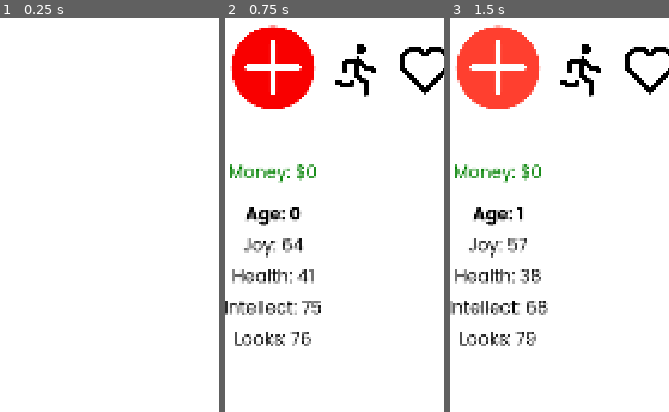
Above: before the commit, frames 1-3 (left to right).
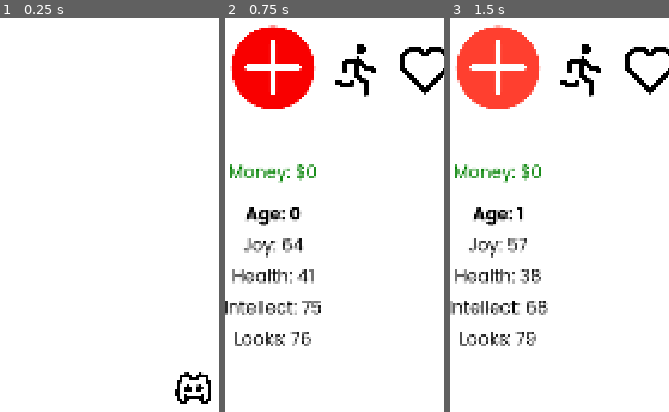
Above: after the commit, the same moments.

Repository: gaulsoodmanbls/badlifesimulator
Game: Godot game, scene res://pages/index.tscn
Same seed, same stepped clock (60 frames per second), same inputs: the game is played once before the commit and once after it.
Inputs (mouse positions are % of the whole screen's width and height, from its top left):
- Up to frame 1 (0.25 s): no input
- Up to frame 2 (0.75 s): click "Start new game" at 0.5 s
- Up to frame 3 (1.5 s): click (50, 56) at 1.25 s
The pictures show only the part of the screen within x 39-89%, y 50-100%; the shares and areas given below are measured in that part.

The runs differ from the first frame. In frame 1, 0.6% of the frame differs, in the area x 79-97%, y 89-98%; in frame 2, nothing differs; in frame 3, nothing differs.

Commit message:
first random age up event (no option interactions)

Diff:
--- /dev/null
+++ b/pages/event.tscn
@@ -0,0 +1,55 @@
+[gd_scene format=3 uid="uid://b4rxd2u6jpmgg"]
+
+[ext_resource type="Script" uid="uid://ck3lo8ixyy67y" path="res://pages/scripts/event.gd" id="1_pi1xr"]
+[ext_resource type="PackedScene" uid="uid://pmo8e2dmbkfm" path="res://objects/background.tscn" id="2_tphct"]
+[ext_resource type="LabelSettings" uid="uid://bst31irnyaguk" path="res://styles/text/subheading.tres" id="3_ueyd5"]
+[ext_resource type="LabelSettings" uid="uid://dl6sog5hfkb6u" path="res://styles/text/body.tres" id="4_0ykd5"]
+[ext_resource type="PackedScene" uid="uid://ck7ra4cupjjkm" path="res://objects/button_default.tscn" id="5_1lnki"]
+[ext_resource type="Theme" uid="uid://b7ik156icwyyk" path="res://styles/button1/button1EventOptions.tres" id="6_tadka"]
+
+[node name="event4" type="Node2D" unique_id=102854654]
+script = ExtResource("1_pi1xr")
+
+[node name="background" parent="." unique_id=1499591412 instance=ExtResource("2_tphct")]
+
+[node name="heading" type="Label" parent="." unique_id=631056579]
+offset_left = 40.0
+offset_top = 140.0
+offset_right = 1040.0
+offset_bottom = 222.0
+text = "Event name"
+label_settings = ExtResource("3_ueyd5")
+horizontal_alignment = 1
+
+[node name="body" type="Label" parent="." unique_id=556120999]
+offset_left = 40.0
+offset_top = 250.0
+offset_right = 1040.0
+offset_bottom = 310.0
+text = "Event body text."
+label_settings = ExtResource("4_0ykd5")
+horizontal_alignment = 1
+
+[node name="option1" parent="." unique_id=1544237965 instance=ExtResource("5_1lnki")]
+offset_left = 40.0
+offset_right = 40.0
+theme = ExtResource("6_tadka")
+text = ""
+
+[node name="option2" parent="." unique_id=1802928132 instance=ExtResource("5_1lnki")]
+offset_left = 40.0
+offset_right = 40.0
+theme = ExtResource("6_tadka")
+text = ""
+
+[node name="option3" parent="." unique_id=536436195 instance=ExtResource("5_1lnki")]
+offset_left = 40.0
+offset_right = 40.0
+theme = ExtResource("6_tadka")
+text = ""
+
+[node name="option4" parent="." unique_id=1964760354 instance=ExtResource("5_1lnki")]
+offset_left = 40.0
+offset_right = 40.0
+theme = ExtResource("6_tadka")
+text = ""
--- a/pages/event_4.tscn
+++ /dev/null
@@ -1,55 +0,0 @@
-[gd_scene format=3 uid="uid://b4rxd2u6jpmgg"]
-
-[ext_resource type="PackedScene" uid="uid://pmo8e2dmbkfm" path="res://objects/background.tscn" id="1_3dxvm"]
-[ext_resource type="Script" uid="uid://ck3lo8ixyy67y" path="res://pages/scripts/event4.gd" id="1_y6qcv"]
-[ext_resource type="LabelSettings" uid="uid://bst31irnyaguk" path="res://styles/text/subheading.tres" id="2_0s12j"]
-[ext_resource type="LabelSettings" uid="uid://dl6sog5hfkb6u" path="res://styles/text/body.tres" id="3_psofw"]
-[ext_resource type="PackedScene" uid="uid://ck7ra4cupjjkm" path="res://objects/button_default.tscn" id="4_y6qcv"]
-[ext_resource type="Theme" uid="uid://b7ik156icwyyk" path="res://styles/button1/button1EventOptions.tres" id="6_d3jqi"]
-
-[node name="event4" type="Node2D" unique_id=102854654]
-script = ExtResource("1_y6qcv")
-
-[node name="background" parent="." unique_id=1499591412 instance=ExtResource("1_3dxvm")]
-
-[node name="heading" type="Label" parent="." unique_id=631056579]
-offset_left = 40.0
-offset_top = 140.0
-offset_right = 1040.0
-offset_bottom = 222.0
-text = "Event name"
-label_settings = ExtResource("2_0s12j")
-horizontal_alignment = 1
-
-[node name="body" type="Label" parent="." unique_id=556120999]
-offset_left = 40.0
-offset_top = 250.0
-offset_right = 1040.0
-offset_bottom = 310.0
-text = "Event body text."
-label_settings = ExtResource("3_psofw")
-horizontal_alignment = 1
-
-[node name="option1" parent="." unique_id=1544237965 instance=ExtResource("4_y6qcv")]
-offset_left = 40.0
-offset_right = 40.0
-theme = ExtResource("6_d3jqi")
-text = ""
-
-[node name="option2" parent="." unique_id=1802928132 instance=ExtResource("4_y6qcv")]
-offset_left = 40.0
-offset_right = 40.0
-theme = ExtResource("6_d3jqi")
-text = ""
-
-[node name="option3" parent="." unique_id=536436195 instance=ExtResource("4_y6qcv")]
-offset_left = 40.0
-offset_right = 40.0
-theme = ExtResource("6_d3jqi")
-text = ""
-
-[node name="option4" parent="." unique_id=1964760354 instance=ExtResource("4_y6qcv")]
-offset_left = 40.0
-offset_right = 40.0
-theme = ExtResource("6_d3jqi")
-text = ""
--- a/pages/main_menu.tscn
+++ b/pages/main_menu.tscn
@@ -6,6 +6,7 @@
 [ext_resource type="FontFile" uid="uid://bf7pfy6renkw4" path="res://assets/fonts/poppins/Poppins-Regular.ttf" id="4_0p0xg"]
 [ext_resource type="PackedScene" uid="uid://ck7ra4cupjjkm" path="res://objects/button_default.tscn" id="5_n5qs2"]
 [ext_resource type="Texture2D" uid="uid://c3a0ewygoqbo3" path="res://assets/cog.png" id="6_64g6t"]
+[ext_resource type="Texture2D" uid="uid://c32hg43t7tlpy" path="res://assets/discord.png" id="7_f8ivl"]
 
 [sub_resource type="LabelSettings" id="LabelSettings_itaww"]
 font = ExtResource("4_0p0xg")
@@ -52,5 +53,15 @@
 ignore_texture_size = true
 stretch_mode = 0
 
+[node name="discord" type="TextureButton" parent="." unique_id=407585112]
+offset_left = 840.0
+offset_top = 1800.0
+offset_right = 940.0
+offset_bottom = 1900.0
+texture_normal = ExtResource("7_f8ivl")
+ignore_texture_size = true
+stretch_mode = 0
+
 [connection signal="pressed" from="newGame" to="." method="_on_new_game_pressed"]
 [connection signal="pressed" from="settings" to="." method="_on_settings_pressed"]
+[connection signal="pressed" from="discord" to="." method="_on_discord_pressed"]
--- a/pages/scripts/ageUp.gd
+++ b/pages/scripts/ageUp.gd
@@ -27,4 +27,21 @@
 		global.looks = 0
 	elif global.looks > 100:
 		global.looks = 100
-	get_tree().change_scene_to_file("res://pages/game_menu.tscn") #goes back to game menu
+	if randi_range(1, 2): #if you're getting a random event (1 in 2 chance)
+		if global.age >= 2: #you must be 2 or over to get random age up events
+			print("choosing random age up event...")
+			if global.age <= 4: #if age is 4 or above
+				global.revent.append("toddler-" + str(randi_range(0, 0))) #second number in the randi_range is the last ID for the event that exists
+			elif global.age >= 5 && global.age <= 12: #if age is between 5 and 12
+				global.revent.append("child-" + str(randi_range(0, 0)))
+			elif global.age >= 13 && global.age <= 19: #if age is between 13 and 19
+				global.revent.append("teenager-" + str(randi_range(0, 0)))
+			elif global.age >= 20 && global.age <= 65: #if age is between 20 and 65
+				global.revent.append("adult-" + str(randi_range(0, 0)))
+			elif global.age >= 66: #if age is over 66
+				global.revent.append("elder-" + str(randi_range(0, 0)))
+			print(global.revent[global.revent.size() - 1]) #prints the last event ID (the one that was just appended now) in the revent array
+	if global.revent.size() > 0: #if there are random events slated to appear
+		get_tree().change_scene_to_file("res://pages/event.tscn") #goes to the event page
+	else: #if there aren't random events slated to appear
+		get_tree().change_scene_to_file("res://pages/game_menu.tscn") #goes back to game menu
--- a/pages/scripts/event4.gd
+++ b/pages/scripts/event.gd
@@ -38,14 +38,27 @@
 	$option3.position.x = 1080 / 2 - ($option3.size.x / 2)
 	$option4.position.x = 1080 / 2 - ($option4.size.x / 2)
 
+
+func eventer(): #does the events
+	#toddlerhood
+	if global.revent[0] == "toddler-0": #if first element in the revent array is the following one
+		$heading.text = "Parkscream"
+		$body.text = "While out with your family at the park, you notice that there is an ice cream shop situated across the road."
+		if global.familyTypes.has("Mother"): #if you have a mother
+			$option1.text = "Ask your mother for one"
+		elif global.familyTypes.has("Father"): #if you have no mother, only (a) father(s)
+			$option1.text = "Ask your father for one"
+		$option2.text = "Cry until you get one"
+		$option3.text = "Bite your tongue and don't say anything"
+		$option4.modulate.a = 0 #there is no fourth option; this makes the button transparent (opacity of 0) so you can't see it. There is no way to interact with it either, provided its click functionality isn't implemented within the "if" statement for this event.
+	#childhood
+	#teenagehood
+	#adulthood
+	#elderlyhood
+
+
 # Called when the node enters the scene tree for the first time.
 func _ready() -> void:
 	await get_tree().process_frame #waits for frame to be processed first to avoid weirdness
-	#testing purposes:
-	$heading.text = "Soft start"
-	$body.text = "It's your fourth birthday, and your uncle Randall just gave the first gift of the night: a bunch of blankets and other bedding."
-	$option1.text = "Force a smile and pretend to be thankful, then cry in secret"
-	$option2.text = "Kill him"
-	$option3.text = "Regift them at his birthday next year while laughing maniachally"
-	$option4.text = "Spit in his face, run away screaming, and never speak to him again"
+	eventer()
 	repositionResize()
--- a/pages/scripts/global.gd
+++ b/pages/scripts/global.gd
@@ -5,6 +5,7 @@
 
 #engine
 var versionNumber = ProjectSettings.get_setting("application/config/version") #change this in settings when working on an update to the next version number :) go to project -> project settings -> application -> config
+var revent = [] #event IDs (can store multiple). begins with an age identifier (toddler, child, teenager, adult, elder, or "na" for not applicable) and ends with a unique number.
 
 
 #personal
--- a/pages/scripts/mainMenu.gd
+++ b/pages/scripts/mainMenu.gd
@@ -13,3 +13,7 @@
 
 func _on_settings_pressed() -> void: #actually add setting at some point, not just credits
 	get_tree().change_scene_to_file("res://pages/credits.tscn")
+
+
+func _on_discord_pressed() -> void: #discord server invite
+	OS.shell_open("https://discord.gg/DPGZ26BKTA") #opens discord invite in browser
--- a/pages/scripts/newRandomGame.gd
+++ b/pages/scripts/newRandomGame.gd
@@ -8,7 +8,7 @@
 #name variables
 const mFirstNames = ["Large", "John", "Jack", "Jason", "Smith", "Scott", "Jackson", "Fred", "Drew", "Austin", "Bruce",  …(1376 unchanged characters)…
 
-const fFirstNames = ["Minh", "Arwyn", "Lily", "Violet", "Fre …(1218 unchanged characters)… ine", "Eden", "Alina", "Krirsten", "L'Oreal"] #feminine first names
+const fFirstNames = ["Minh", "Arwyn", "Lily", "Violet", "Fre …(1218 unchanged characters)… ine", "Eden", "Alina", "Krirsten", "L'Oréal"] #feminine first names
 
 const uFirstNames = ["Robyn", "Jesse", "Quinn", "Riley", "Charly", "Sam", "McKenzie", "Quiche", "Dijon", "Fat", "Beanus …(212 unchanged characters)…
 
Renamed: pages/scripts/event4.gd.uid -> pages/scripts/event.gd.uid
